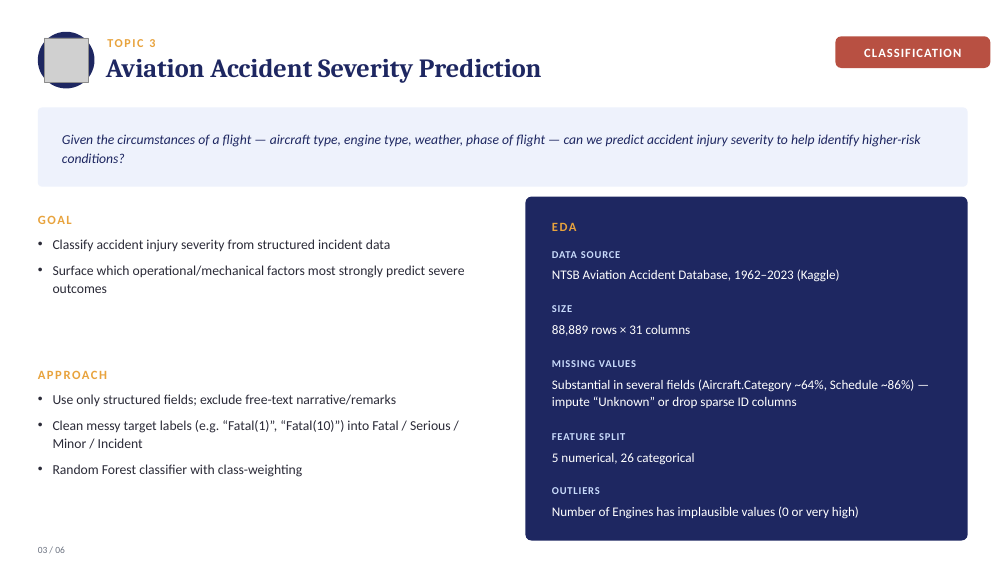
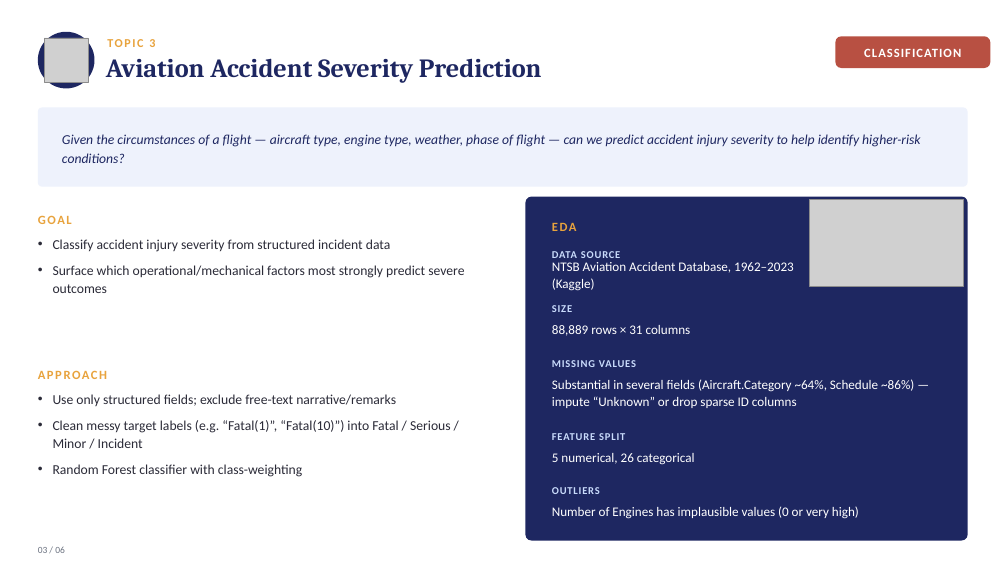
Before and after one commit to Qaem-7/labs_projects, a slide deck: slide 4 of Projects/Capstone Project/1. Lightning Talk #1/capstone_lightning_talk.pptx. Drawn at 1008x567 pixels with LibreOffice and Linux fonts; fonts in the diff are those of the drawing; grey boxes stand for pictures. Boxes give left, top, right and bottom in pixels: in the first picture for what was removed or moved away, otherwise in the second. Text is boxed around its words. In the diff, an @@ line names an element or a change of style, - is before the commit and + after.

```diff
--- a/Projects/Capstone Project/1. Lightning Talk #1/capstone_lightning_talk.pptx
+++ b/Projects/Capstone Project/1. Lightning Talk #1/capstone_lightning_talk.pptx
@@ picture added at <box>809,200,964,287</box> @@
@@ text at <box>552,262,794,291</box>: text changed @@
-NTSB Aviation Accident Database, 1962–2023 (Kaggle)
+NTSB Aviation Accident Database, 1962–2023
+(Kaggle)
```
Also in this commit, not shown: 3 other slides changed, 1 other file.
